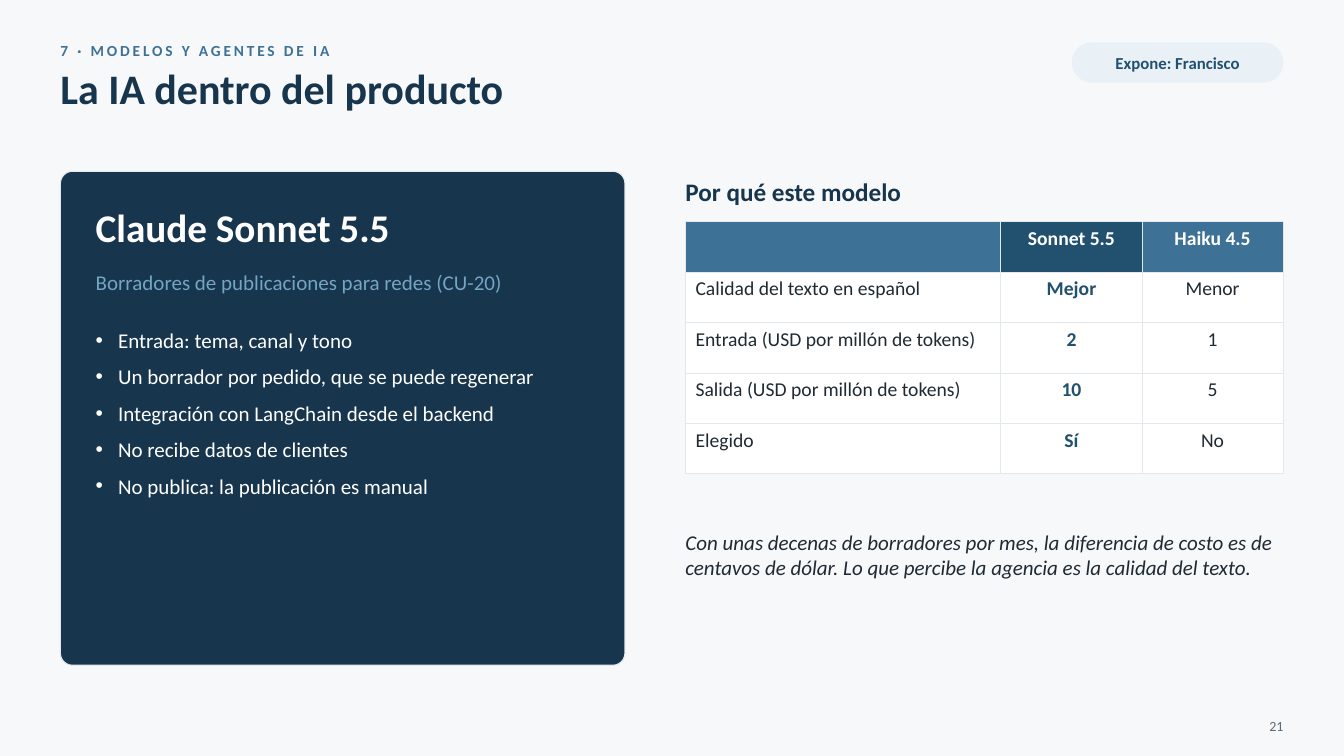
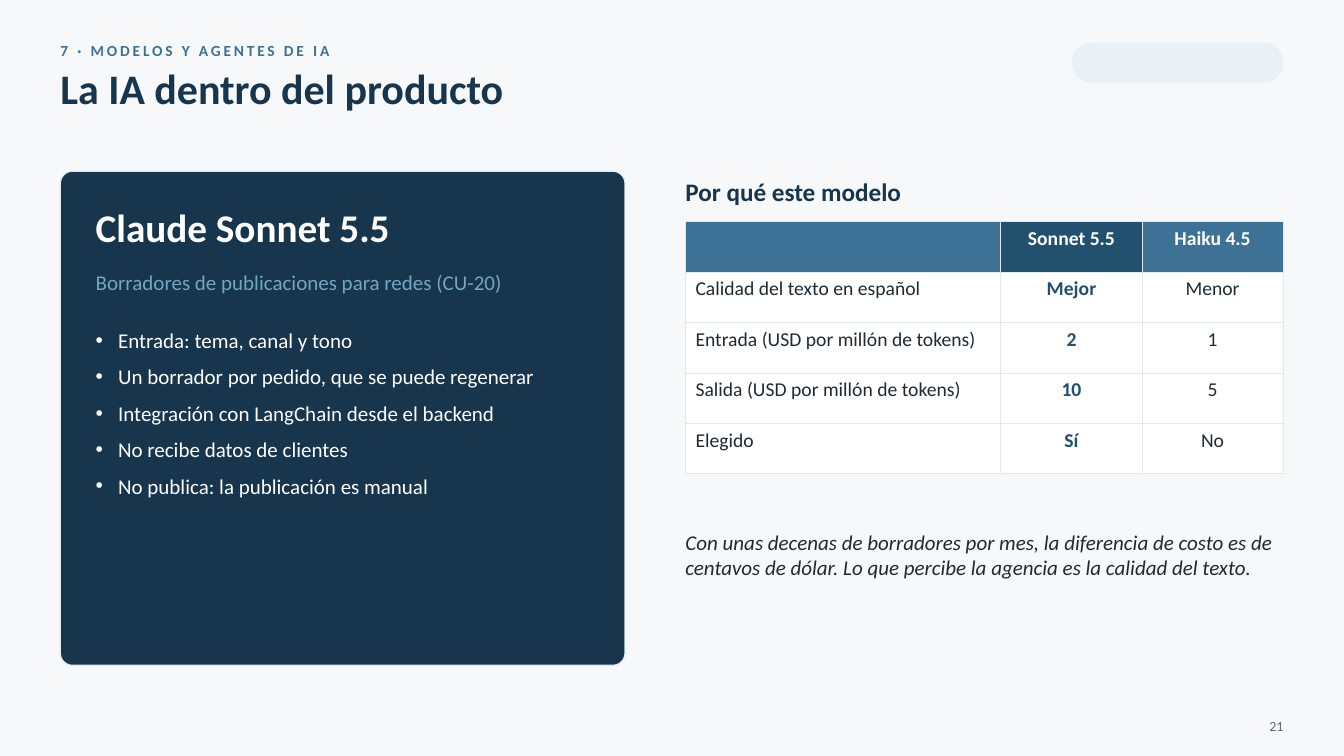
Before and after one commit to FranLuciano04/Vault-Rumbo, a slide deck: slide 21 of 07-Entregables/PC1/Rumbo — PC1 (presentación).pptx. Drawn at 1344x756 pixels with LibreOffice and Linux fonts; fonts in the diff are those of the drawing. Boxes give left, top, right and bottom in pixels: in the first picture for what was removed or moved away, otherwise in the second. Text is boxed around its words. In the diff, an @@ line names an element or a change of style, - is before the commit and + after.

```diff
--- a/07-Entregables/PC1/Rumbo — PC1 (presentación).pptx
+++ b/07-Entregables/PC1/Rumbo — PC1 (presentación).pptx
@@ text removed at box(1115, 57, 1239, 72) @@
-Expone: Francisco
```
Also in this commit, not shown: 24 other slides changed.
